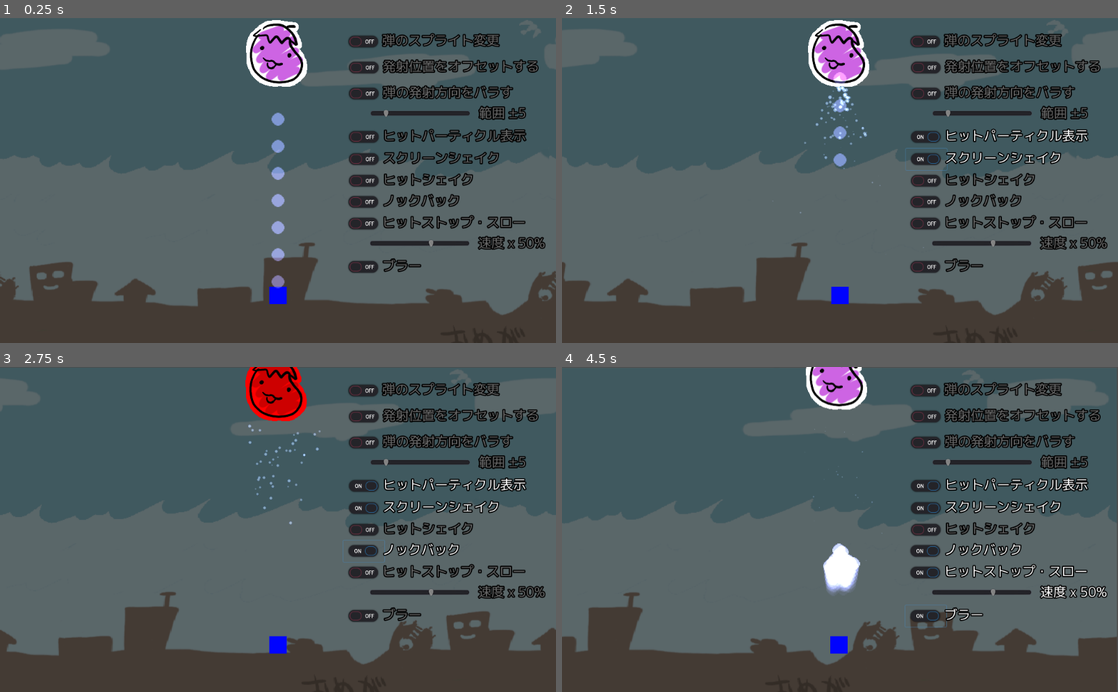
Above: before the commit, frames 1-4 (two rows, left to right).
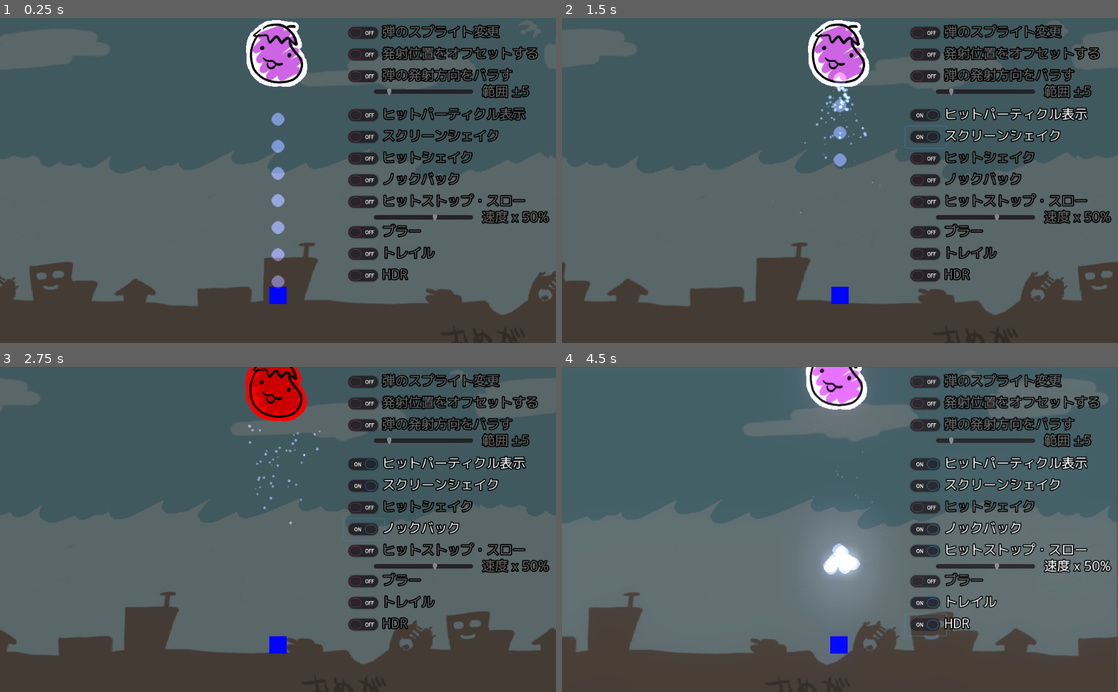
Above: after the commit, the same moments.

Repository: syun77/gd_bullettest
Game: Godot game, scene res://Main.tscn
Same seed, same stepped clock (60 frames per second), same inputs: the game is played once before the commit and once after it.
Inputs (mouse positions are in pixels of both pictures, inside the frame that each line leads up to):
- Up to frame 1 (0.25 s): no input
- Up to frame 2 (1.5 s): click "ヒットパーティクル表示" at 0.5 s; click "スクリーンシェイク" at 1.25 s
- Up to frame 3 (2.75 s): click "ノックバック" at 2 s
- Up to frame 4 (4.5 s): click "ヒットストップ・スロー" at 2.75 s; click (923, 604) at 3.5 s, where only the run after the commit has a clickable "トレイル"; click (923, 623) at 4.25 s, where only the run after the commit has a clickable "HDR"

The runs differ from the first frame. In frame 1, 9.6% of the frame differs, in the area x 62-99%, y 1-82%; in frame 2, 9.8%; in frame 3, 9.9%; in frame 4, 14%, in the area x 43-99%, y 0-83%.

Commit message:
トレイルとHDRの設定に対応

Diff:
--- a/BulletTest/Common.gd
+++ b/BulletTest/Common.gd
@@ -17,6 +17,7 @@
 var _hitslow_rate = 40
 var _hitslow_timer = 0.0
 var _is_blur = false
+var _is_trail = false
 
 func setup(layers) -> void:
 	_layers = layers
@@ -99,3 +100,8 @@
 	_is_blur = b
 func is_blur() -> bool:
 	return _is_blur
+
+func set_trail(b:bool) -> void:
+	_is_trail = b
+func is_trail() -> bool:
+	return _is_trail
--- a/BulletTest/Main.gd
+++ b/BulletTest/Main.gd
@@ -8,6 +8,7 @@
 
 onready var _shot_layer = $ShotLayer
 onready var _particle_layer = $ParticleLayer
+onready var _hdr = $WorldEnvironment
 
 onready var _change_spr = $UILayer/ChangeSprButton
 onready var _change_spr_txt = $UILayer/ChangeSprButton/Label
@@ -31,7 +32,10 @@
 onready var _hitslowspeed_rate_txt = $UILayer/HitSlowRate/Label
 onready var _blur_btn = $UILayer/BlurButton
 onready var _blur_txt = $UILayer/BlurButton/Label
-
+onready var _trail_btn = $UILayer/TrailButton
+onready var _trail_txt = $UILayer/TrailButton/Label
+onready var _hdr_btn = $UILayer/HDRButton
+onready var _hdr_txt = $UILayer/HDRButton/Label
 
 func _ready() -> void:
 	var layers = {
@@ -117,6 +121,20 @@
 		Common.set_blur(false)
 		_blur_txt.modulate = Color.dimgray
 
+	if _trail_btn.pressed:
+		Common.set_trail(true)
+		_trail_txt.modulate = Color.white
+	else:
+		Common.set_trail(false)
+		_trail_txt.modulate = Color.dimgray
+
+	if _hdr_btn.pressed:
+		_hdr.environment.glow_enabled = true
+		_hdr_txt.modulate = Color.white
+	else:
+		_hdr.environment.glow_enabled = false
+		_hdr_txt.modulate = Color.dimgray
+
 	_update_screen_shake(delta)
 	Common.update_hitslow(delta)
 
--- a/BulletTest/Main.tscn
+++ b/BulletTest/Main.tscn
@@ -47,6 +47,16 @@
 shader = SubResource( 3 )
 shader_param/ofs_uv = null
 
+[sub_resource type="Environment" id=5]
+background_mode = 4
+background_canvas_max_layer = 3
+glow_intensity = 0.11
+glow_bloom = 0.1
+glow_blend_mode = 0
+glow_hdr_threshold = 2.1
+glow_hdr_luminance_cap = 3.0
+glow_hdr_scale = 1.1
+
 [node name="Main" type="Node2D"]
 script = ExtResource( 1 )
 
@@ -82,13 +92,17 @@
 [node name="ParticleLayer" type="CanvasLayer" parent="."]
 follow_viewport_enable = true
 
+[node name="WorldEnvironment" type="WorldEnvironment" parent="."]
+environment = SubResource( 5 )
+
 [node name="UILayer" type="CanvasLayer" parent="."]
+layer = 10
 
 [node name="ChangeSprButton" type="CheckButton" parent="UILayer"]
 margin_left = 632.0
-margin_top = 24.0
-margin_right = 708.0
-margin_bottom = 64.0
+margin_top = 8.0
+margin_right = 708.0
+margin_bottom = 48.0
 
 [node name="Label" type="Label" parent="UILayer/ChangeSprButton"]
 margin_left = 72.0
@@ -98,10 +112,10 @@
 text = "弾のスプライト変更"
 
 [node name="OffsetButton" type="CheckButton" parent="UILayer"]
-margin_left = 633.0
-margin_top = 72.0
-margin_right = 709.0
-margin_bottom = 112.0
+margin_left = 632.0
+margin_top = 48.0
+margin_right = 708.0
+margin_bottom = 88.0
 
 [node name="Label" type="Label" parent="UILayer/OffsetButton"]
 margin_left = 72.0
@@ -111,10 +125,10 @@
 text = "発射位置をオフセットする"
 
 [node name="ScatterButton" type="CheckButton" parent="UILayer"]
-margin_left = 633.0
-margin_top = 120.0
-margin_right = 709.0
-margin_bottom = 160.0
+margin_left = 632.0
+margin_top = 88.0
+margin_right = 708.0
+margin_bottom = 128.0
 
 [node name="Label" type="Label" parent="UILayer/ScatterButton"]
 margin_left = 72.0
@@ -124,10 +138,10 @@
 text = "弾の発射方向をバラす"
 
 [node name="ScatterRange" type="HSlider" parent="UILayer"]
-margin_left = 682.0
-margin_top = 168.0
-margin_right = 866.0
-margin_bottom = 184.0
+margin_left = 688.0
+margin_top = 128.0
+margin_right = 872.0
+margin_bottom = 144.0
 min_value = 1.0
 max_value = 32.0
 value = 5.0
@@ -141,24 +155,24 @@
 text = "範囲"
 
 [node name="ParticleButton" type="CheckButton" parent="UILayer"]
-margin_left = 633.0
+margin_left = 632.0
+margin_top = 160.0
+margin_right = 708.0
+margin_bottom = 200.0
+
+[node name="Label" type="Label" parent="UILayer/ParticleButton"]
+margin_left = 72.0
+margin_right = 296.0
+margin_bottom = 40.0
+theme = ExtResource( 3 )
+text = "ヒットパーティクル表示"
+
+[node name="CameraShakeButton" type="CheckButton" parent="UILayer"]
+margin_left = 632.0
 margin_top = 200.0
-margin_right = 709.0
+margin_right = 708.0
 margin_bottom = 240.0
 
-[node name="Label" type="Label" parent="UILayer/ParticleButton"]
-margin_left = 72.0
-margin_right = 296.0
-margin_bottom = 40.0
-theme = ExtResource( 3 )
-text = "ヒットパーティクル表示"
-
-[node name="CameraShakeButton" type="CheckButton" parent="UILayer"]
-margin_left = 633.0
-margin_top = 241.0
-margin_right = 709.0
-margin_bottom = 281.0
-
 [node name="Label" type="Label" parent="UILayer/CameraShakeButton"]
 margin_left = 72.0
 margin_right = 296.0
@@ -167,10 +181,10 @@
 text = "スクリーンシェイク"
 
 [node name="HitShakeButton" type="CheckButton" parent="UILayer"]
-margin_left = 633.0
-margin_top = 281.0
-margin_right = 709.0
-margin_bottom = 321.0
+margin_left = 632.0
+margin_top = 240.0
+margin_right = 708.0
+margin_bottom = 280.0
 
 [node name="Label" type="Label" parent="UILayer/HitShakeButton"]
 margin_left = 72.0
@@ -181,35 +195,35 @@
 
 [node name="KnockBackButton" type="CheckButton" parent="UILayer"]
 margin_left = 632.0
+margin_top = 280.0
+margin_right = 708.0
+margin_bottom = 320.0
+
+[node name="Label" type="Label" parent="UILayer/KnockBackButton"]
+margin_left = 72.0
+margin_right = 296.0
+margin_bottom = 40.0
+theme = ExtResource( 3 )
+text = "ノックバック"
+
+[node name="HitSlowButton" type="CheckButton" parent="UILayer"]
+margin_left = 632.0
 margin_top = 320.0
 margin_right = 708.0
 margin_bottom = 360.0
 
-[node name="Label" type="Label" parent="UILayer/KnockBackButton"]
-margin_left = 72.0
-margin_right = 296.0
-margin_bottom = 40.0
-theme = ExtResource( 3 )
-text = "ノックバック"
-
-[node name="HitSlowButton" type="CheckButton" parent="UILayer"]
-margin_left = 632.0
+[node name="Label" type="Label" parent="UILayer/HitSlowButton"]
+margin_left = 72.0
+margin_right = 296.0
+margin_bottom = 40.0
+theme = ExtResource( 3 )
+text = "ヒットストップ・スロー"
+
+[node name="HitSlowRate" type="HSlider" parent="UILayer"]
+margin_left = 688.0
 margin_top = 360.0
-margin_right = 708.0
-margin_bottom = 400.0
-
-[node name="Label" type="Label" parent="UILayer/HitSlowButton"]
-margin_left = 72.0
-margin_right = 296.0
-margin_bottom = 40.0
-theme = ExtResource( 3 )
-text = "ヒットストップ・スロー"
-
-[node name="HitSlowRate" type="HSlider" parent="UILayer"]
-margin_left = 681.0
-margin_top = 408.0
-margin_right = 865.0
-margin_bottom = 424.0
+margin_right = 872.0
+margin_bottom = 376.0
 max_value = 80.0
 value = 50.0
 
@@ -223,9 +237,9 @@
 
 [node name="BlurButton" type="CheckButton" parent="UILayer"]
 margin_left = 632.0
-margin_top = 440.0
-margin_right = 708.0
-margin_bottom = 480.0
+margin_top = 376.0
+margin_right = 708.0
+margin_bottom = 416.0
 
 [node name="Label" type="Label" parent="UILayer/BlurButton"]
 margin_left = 72.0
@@ -233,6 +247,32 @@
 margin_bottom = 40.0
 theme = ExtResource( 3 )
 text = "ブラー"
+
+[node name="TrailButton" type="CheckButton" parent="UILayer"]
+margin_left = 632.0
+margin_top = 416.0
+margin_right = 708.0
+margin_bottom = 456.0
+
+[node name="Label" type="Label" parent="UILayer/TrailButton"]
+margin_left = 72.0
+margin_right = 296.0
+margin_bottom = 40.0
+theme = ExtResource( 3 )
+text = "トレイル"
+
+[node name="HDRButton" type="CheckButton" parent="UILayer"]
+margin_left = 632.0
+margin_top = 456.0
+margin_right = 708.0
+margin_bottom = 496.0
+
+[node name="Label" type="Label" parent="UILayer/HDRButton"]
+margin_left = 72.0
+margin_right = 296.0
+margin_bottom = 40.0
+theme = ExtResource( 3 )
+text = "HDR"
 
 [node name="MainCamera" type="Camera2D" parent="."]
 position = Vector2( 512, 300 )
--- a/BulletTest/Shot.gd
+++ b/BulletTest/Shot.gd
@@ -33,8 +33,9 @@
 		var rate = 1.0 - ((i+1) / 8.0)
 		var spr:Sprite = get_node("./Sprite%d"%i)
 		spr.texture = _spr.texture
-		#spr.scale.x = rate
-		#spr.scale.y = rate
+		if Common.is_trail():
+			spr.scale.x = rate
+			spr.scale.y = rate
 		spr.modulate.a = rate
 		_spr_list.append(spr)
 
Not shown: 1 places in BulletTest/Main.tscn that only renumber resources
